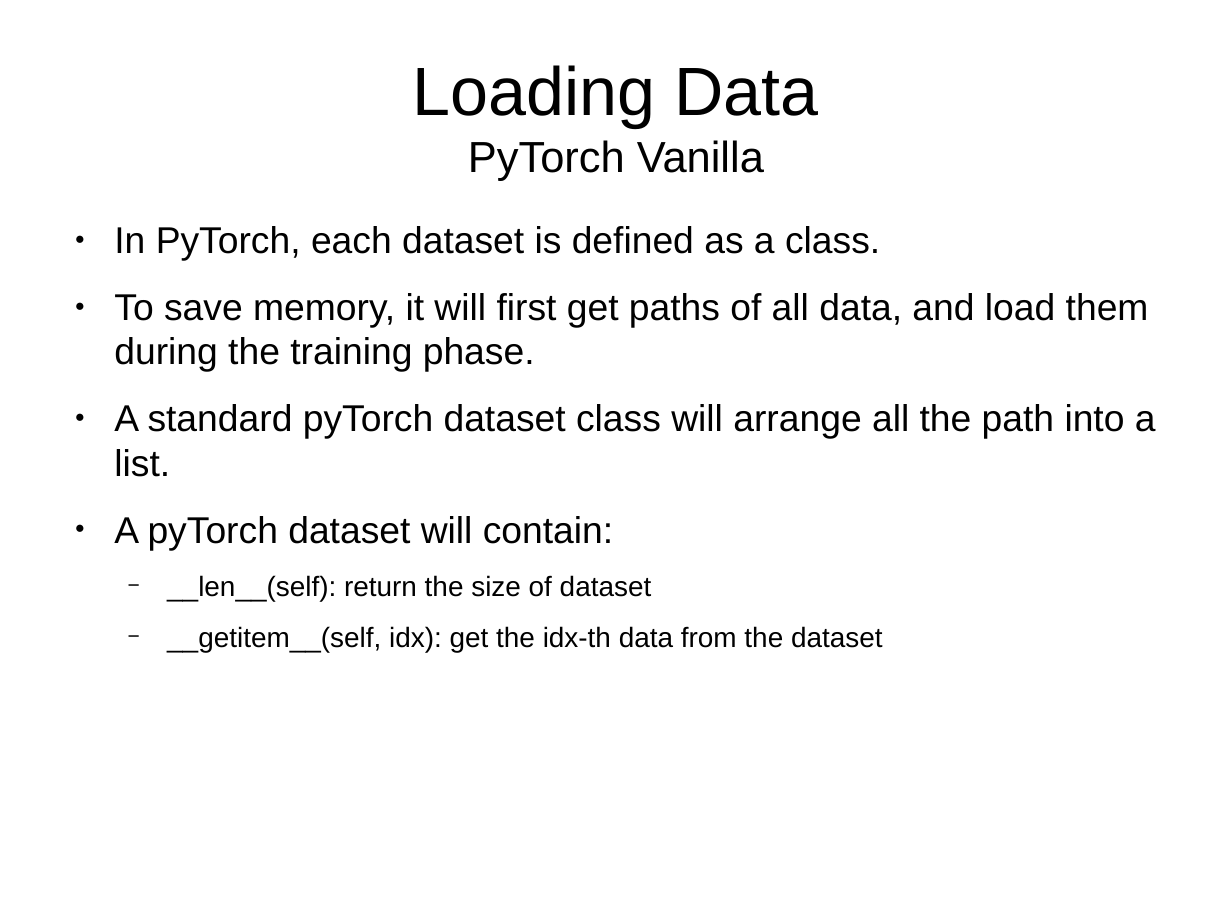
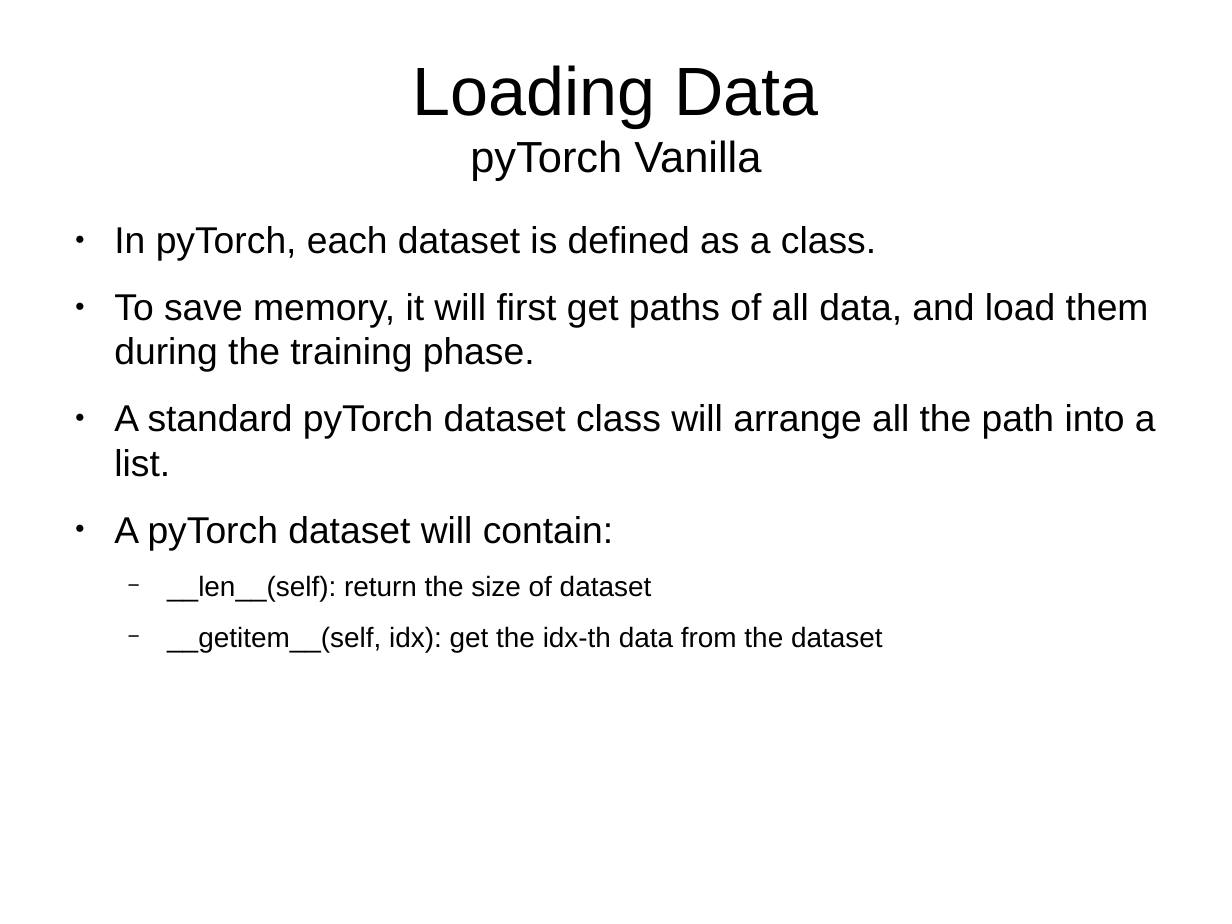
Before and after one commit to loveorchids/omni_torch, a slide deck: slide 3 of Documentations.odp. Drawn at 1232x924 pixels with LibreOffice and Linux fonts; fonts in the diff are those of the drawing. Boxes give left, top, right and bottom in pixels: in the first picture for what was removed or moved away, otherwise in the second. Text is boxed around its words. In the diff, an @@ line names an element or a change of style, - is before the commit and + after.

```diff
--- a/Documentations.odp
+++ b/Documentations.odp
@@ title at [413,65,818,181]: text changed @@
-Loading Data
-PyTorch Vanilla
+Loading Data
+pyTorch Vanilla
@@ text at [114,226,876,261]: text changed @@
-● In PyTorch, each dataset is defined as a class.
+● In pyTorch, each dataset is defined as a class.
```
Also in this commit, not shown: 8 other slides changed, 1 other file.
